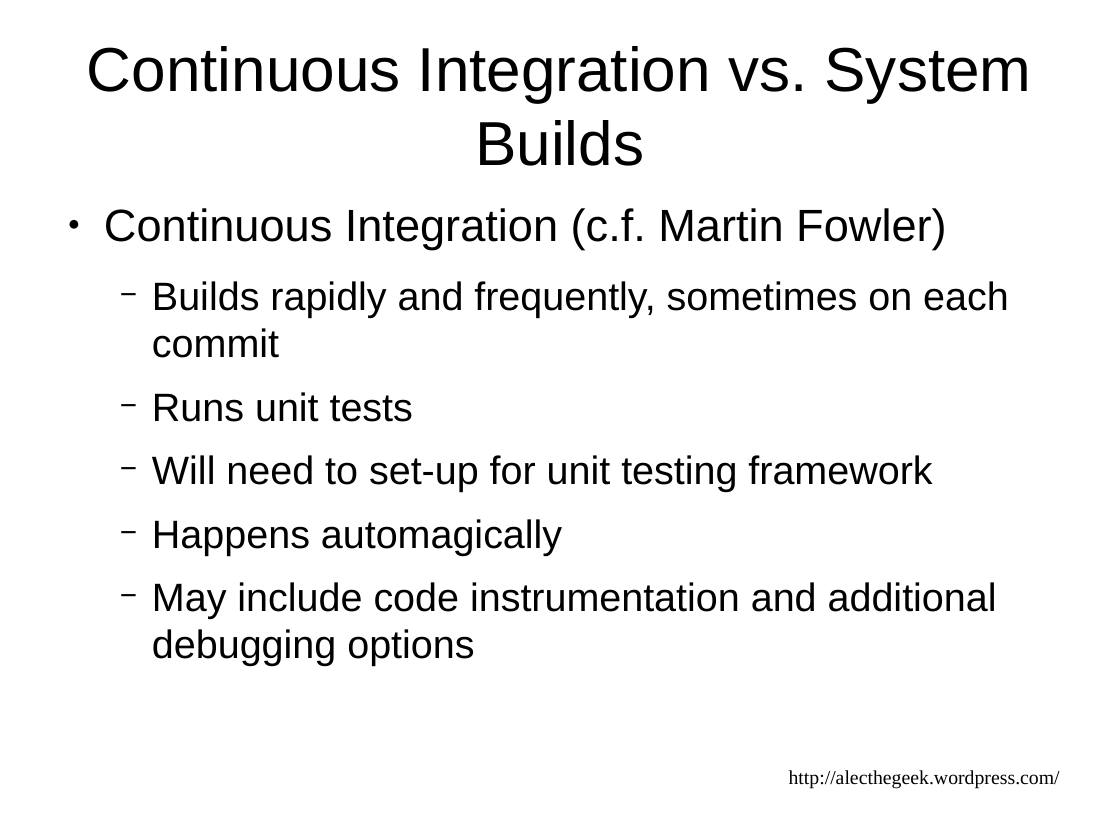
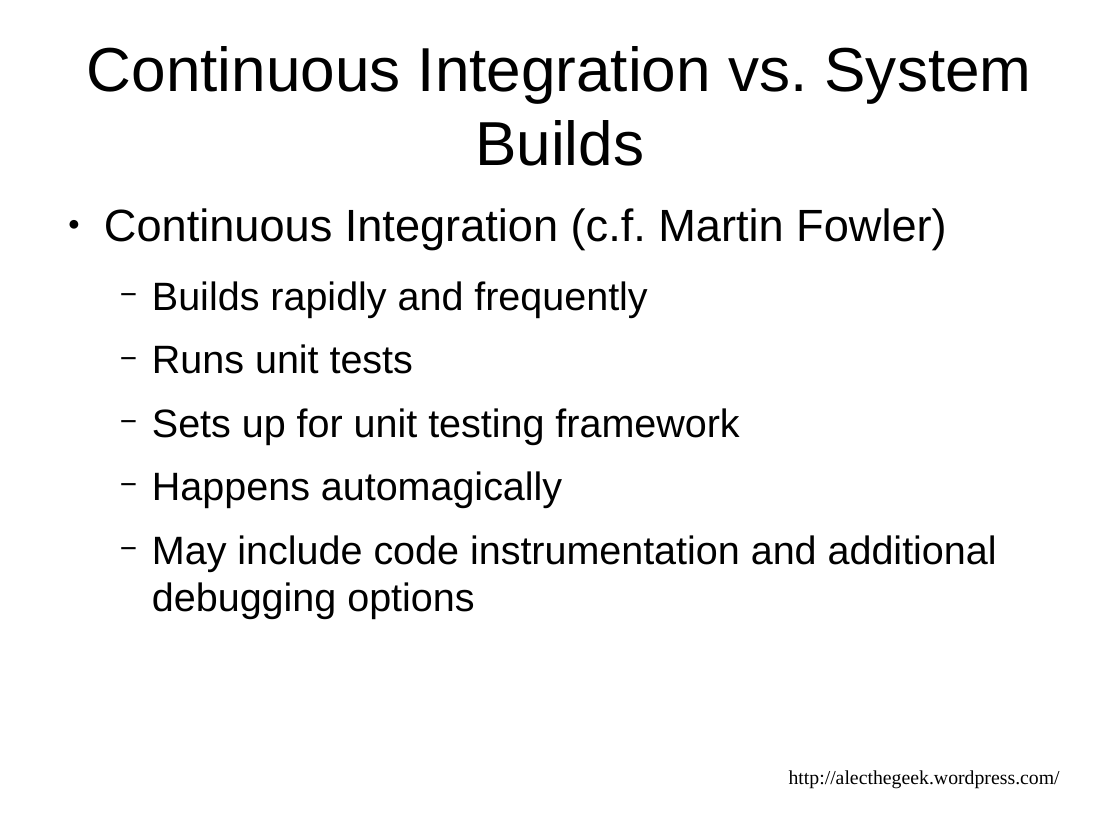
Before and after one commit to alecthegeek/gitbuilding, a slide deck: slide 7 of DevOpsDownUnderPresentation.odp (slide 8 before the commit). Drawn at 1120x840 pixels with LibreOffice and Linux fonts; fonts in the diff are those of the drawing. Boxes give left, top, right and bottom in pixels: in the first picture for what was removed or moved away, otherwise in the second. Text is boxed around its words. In the diff, an @@ line names an element or a change of style, - is before the commit and + after.

```diff
--- a/DevOpsDownUnderPresentation.odp
+++ b/DevOpsDownUnderPresentation.odp
@@ text at box(152, 281, 647, 317): text changed @@
-  − Builds rapidly and frequently, sometimes on each commit
+  − Builds rapidly and frequently
@@ text at box(152, 408, 739, 444): text changed @@
-  − Will need to set-up for unit testing framework
+  − Sets up for unit testing framework
```
Also in this commit, not shown: 15 other slides changed, 2 slides removed.
